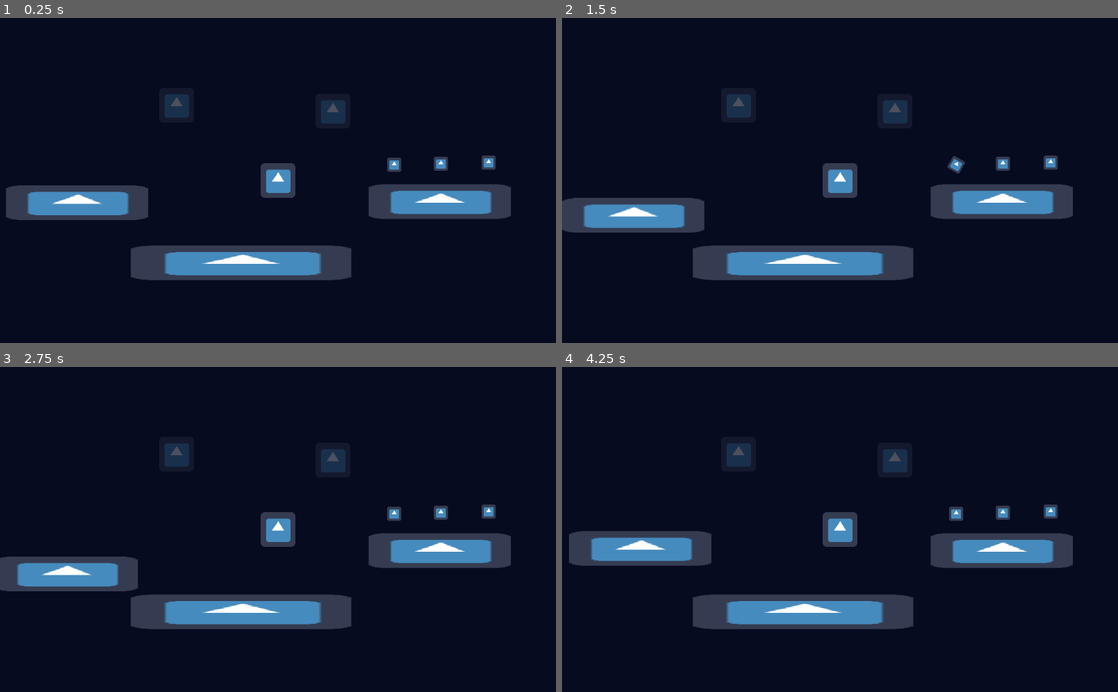
Above: before the commit, frames 1-4 (two rows, left to right).
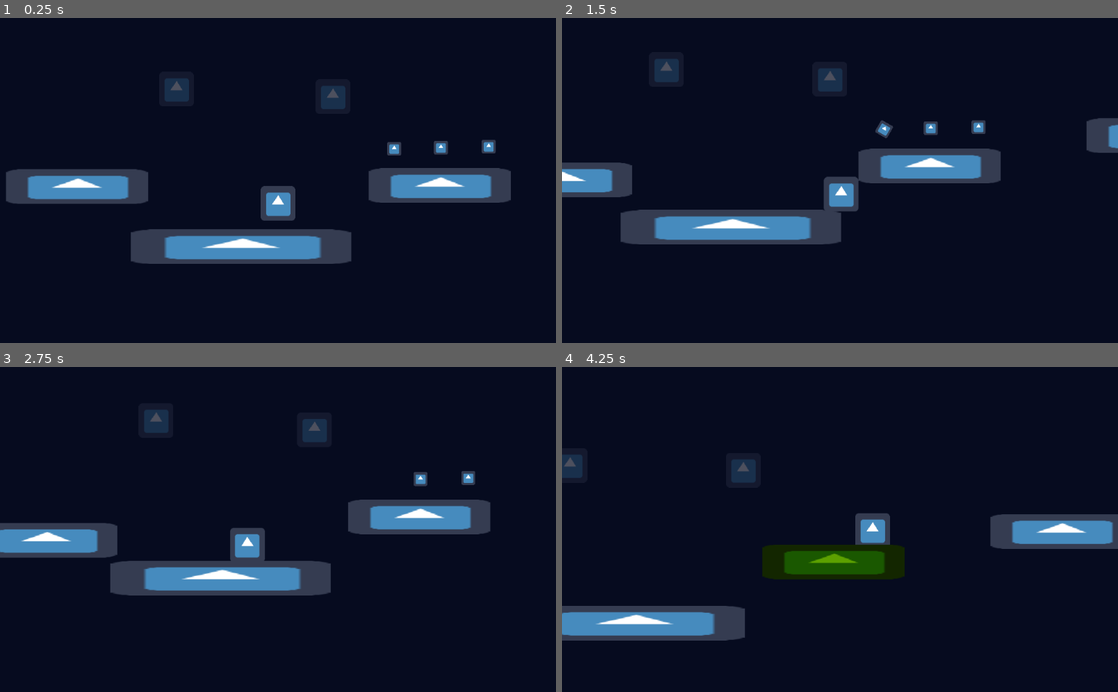
Above: after the commit, the same moments.

Repository: SpyrexDE/CAPY
Game: Godot game, scene res://src/levels/level01/level01.tscn
Two runs of this game, one before a commit and one after it. Both use one fixed random seed, a clock stepped at 60 frames per second and the inputs below. The engine's default icon, where the game draws it, is replaced by a stand-in: a white triangle on a blue panel in a dark square.
Inputs (mouse positions are in pixels of both pictures, inside the frame that each line leads up to):
- Up to frame 1 (0.25 s): no input
- Up to frame 2 (1.5 s): move the mouse to (962, 164) at 0.52 s; hold Space (jump) 0.53-1.28 s; hold D (move_right) from 0.53 s (still down); move the mouse to (728, 196) at 1.27 s; click (728, 196) at 1.35 s
- Up to frame 3 (2.75 s): tap Space (jump) at 1.52, 1.55, 1.82 s; move the mouse to (333, 458) at 2.02 s; release D (move_right) at 2.03 s; hold Left (move_left) from 2.03 s (still down); hold Space (jump) from 2.03 s (still down)
- Up to frame 4 (4.25 s): move the mouse to (812, 594) at 2.77 s; release Left (move_left) at 2.78 s; release Space (jump) at 2.78 s; hold D (move_right) from 2.78 s (still down); click (812, 594) at 2.85 s; tap Space (jump) at 3.02, 3.05, 3.32 s; move the mouse to (1006, 578) at 3.52 s; hold Space (jump) from 3.53 s (still down)

The runs differ from the first frame. In frame 1, 14% of the frame differs, in the area x 1-92%, y 18-81%; in frame 2, 19%; in frame 3, 20%, in the area x 0-92%, y 13-81%; in frame 4, 19%.
Error before the commit: Parse Error: The identifier "delta" isn't declared in the current scope. (res://src/characters/player/Player.gd:74)

Commit message:
Polish player movement

Diff:
--- a/src/characters/player/Player.gd
+++ b/src/characters/player/Player.gd
@@ -22,8 +22,10 @@
 var y_input : float = 0.0
 
 # Logic
-var air_jumps := 1
+var max_air_jumps := 1
+var air_jumps := 0
 var can_jump := true
+var jump_pressed := false
 var should_jump := false
 
 # Node References
@@ -38,14 +40,18 @@
 
 #Movement
 func _physics_process(delta) -> void:
+	handleCollsision()
 	handleInput()
-	handleCollsision()
+	handleMovement(delta)
 	handleAnimation()
 
 
 func handleInput() -> void:
 	x_input = Input.get_action_strength("move_right") - Input.get_action_strength("move_left")
 	y_input = Input.get_action_strength("jump")
+
+	jump_pressed = Input.is_action_just_pressed("jump")
+	should_jump = Input.is_action_pressed("jump")
 
 	if Input.is_action_just_pressed("attack"):
 		#attack anim
@@ -56,53 +62,62 @@
 
 	if is_on_floor():
 		can_jump = true
+		air_jumps = max_air_jumps
+
+func handleMovement(delta: float) -> void:
+	# X-Acceleration
+	motion.x += x_input * ACCELERATION * delta * TARGET_FPS
+	motion.x = clamp(motion.x, -MAX_SPEED, MAX_SPEED)
+	# Gravity
+	motion.y += GRAVITY * delta * TARGET_FPS
+
+	# X-Friction
+	if is_on_floor():
+		# floor
+		if !is_moving() && is_on_floor():
+			motion.x = lerp(motion.x, 0, FRICTION * delta)
+	else:
+		# air
+		if !is_moving() && !is_on_floor():
+			motion.x = lerp(motion.x, 0, AIR_RESISTANCE * delta)
+
+	# Jumping
+	if jump_pressed:
+		if is_on_floor() && can_jump:
+			motion.y = -JUMP_FORCE
+			can_jump = false
+
+		# Air jumping
+		if !is_on_floor() and air_jumps > 0:
+				motion.y = -JUMP_FORCE
+				can_jump = false
+				air_jumps -= 1
+
+	# Make jump shorter when no longer pressed
+	if !should_jump && !is_on_floor():
+		motion.y += lerp(0, GRAVITY * delta * TARGET_FPS, 0.8)
+
+	# Apply motion and rotation
+	motion = move_and_slide(motion, Vector2.UP, false, 4, PI/4, false)
+	setRot(Utils.completeInt(x_input))
 
 func handleAnimation():
 	if is_moving():
 		if is_on_floor():
 			pass
 			# run
-		motion.x += x_input * ACCELERATION * delta * TARGET_FPS
-		motion.x = clamp(motion.x, -MAX_SPEED, MAX_SPEED)
-
-		setRot(Utils.completeInt(x_input))
-
-	elif is_on_floor():
-		# idle anim
-		pass
-
-	motion.y += GRAVITY * delta * TARGET_FPS
+	else:
+		if is_on_floor():
+			# idle anim
+			pass
 
 	if !is_on_floor() && !is_on_wall():
 		# jump anim
-
-		if !Input.is_action_pressed("jump"):
-			motion.y /= 2
-
-	if is_on_floor() && can_jump:
-		if x_input == 0:
-			motion.x = lerp(motion.x, 0, FRICTION * delta)
-
-		if y_input != 0 || should_jump == true:
-			motion.y = -JUMP_FORCE
-			can_jump = false
-	else:
-		if y_input != 0 and motion.y < -JUMP_FORCE/2:
-			motion.y = -JUMP_FORCE/2
-		if x_input == 0:
-			motion.x = lerp(motion.x, 0, AIR_RESISTANCE * delta)
-
-		if !is_on_floor() and air_jumps > 0:
-			if x_input == 0:
-				motion.x = lerp(motion.x, 0, FRICTION * delta)
-
-			if y_input != 0 || should_jump == true:
-				motion.y = -JUMP_FORCE
-				can_jump = false
-
-	motion = move_and_slide(motion, Vector2.UP, false, 4, PI/4, false)
+		pass
 
 func setRot(rot):
+	if rot == 0:
+		return
 	$Tween.interpolate_property($Rotator, "scale", $Rotator.scale, Vector2(rot,1), 0.05, Tween.TRANS_CUBIC, Tween.EASE_OUT)
 	$Tween.start()
 
--- a/src/characters/player/Player.tscn
+++ b/src/characters/player/Player.tscn
@@ -18,14 +18,6 @@
 
 [node name="Player" type="KinematicBody2D"]
 script = ExtResource( 2 )
-TARGET_FPS = null
-ACCELERATION = null
-MAX_SPEED = null
-FRICTION = null
-AIR_RESISTANCE = null
-GRAVITY = null
-JUMP_FORCE = null
-PUSH = null
 
 [node name="CollisionShape2D" type="CollisionShape2D" parent="."]
 position = Vector2( 0, -1 )
